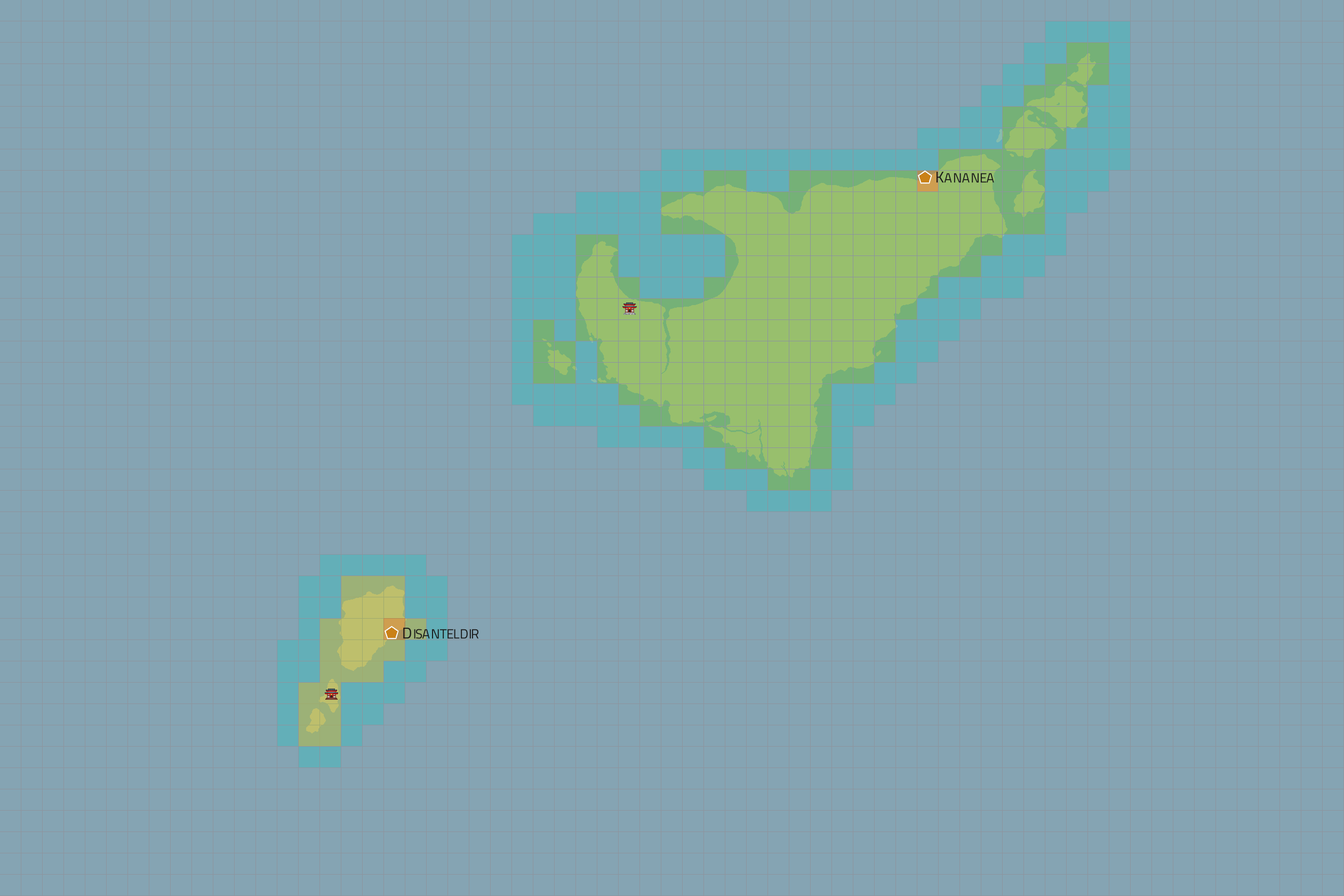
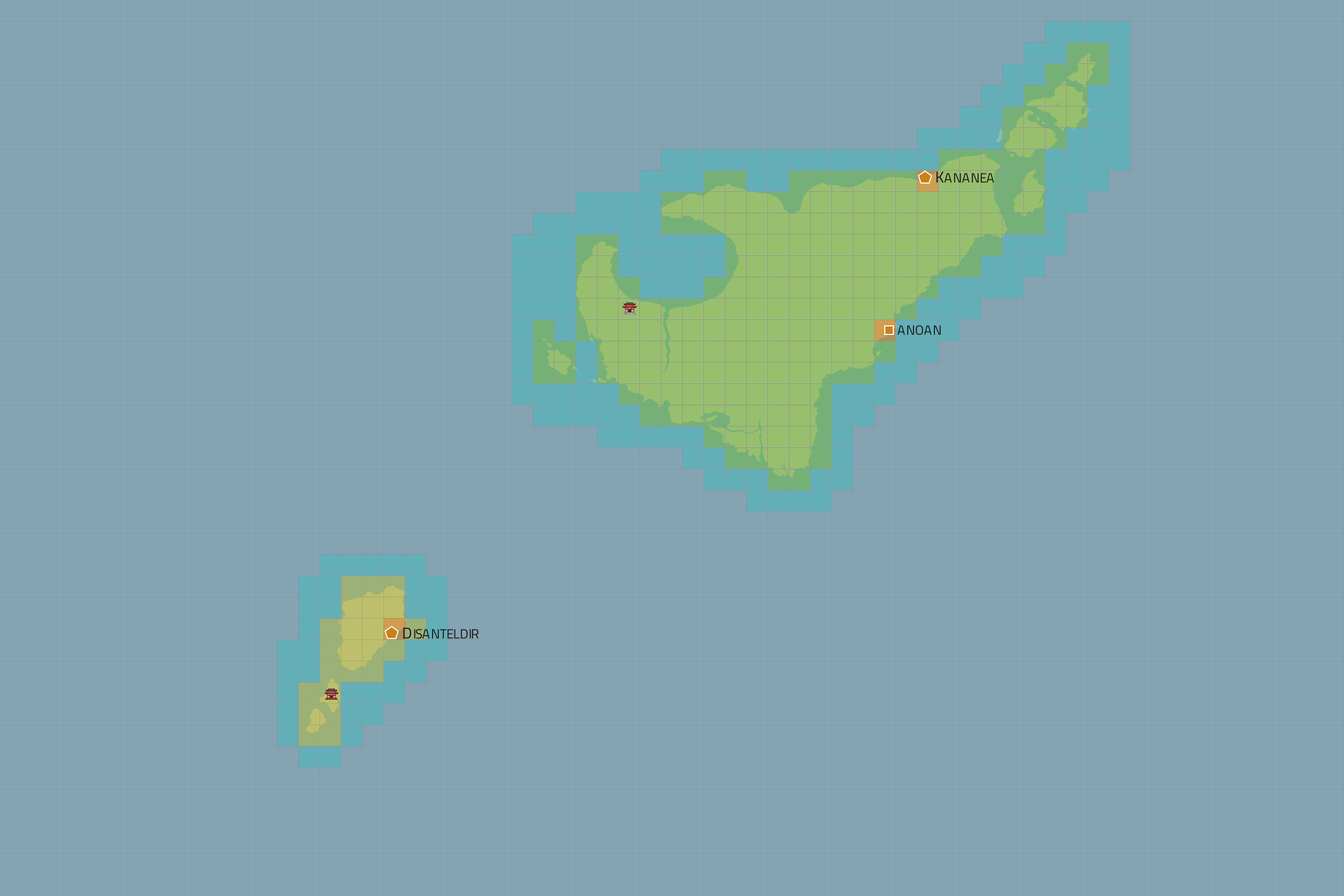
Two versions of the same layered image (1344x896). Layer-by-layer changes:
painted on "Settlements" over [left=874, top=319, right=941, bottom=341]
painted on "Regions" over [left=874, top=319, right=941, bottom=341]
painted on "Grid" over [left=874, top=319, right=941, bottom=341]
painted on "Landmass" over [left=874, top=319, right=941, bottom=341]
painted on "Water" over [left=874, top=319, right=941, bottom=341]
